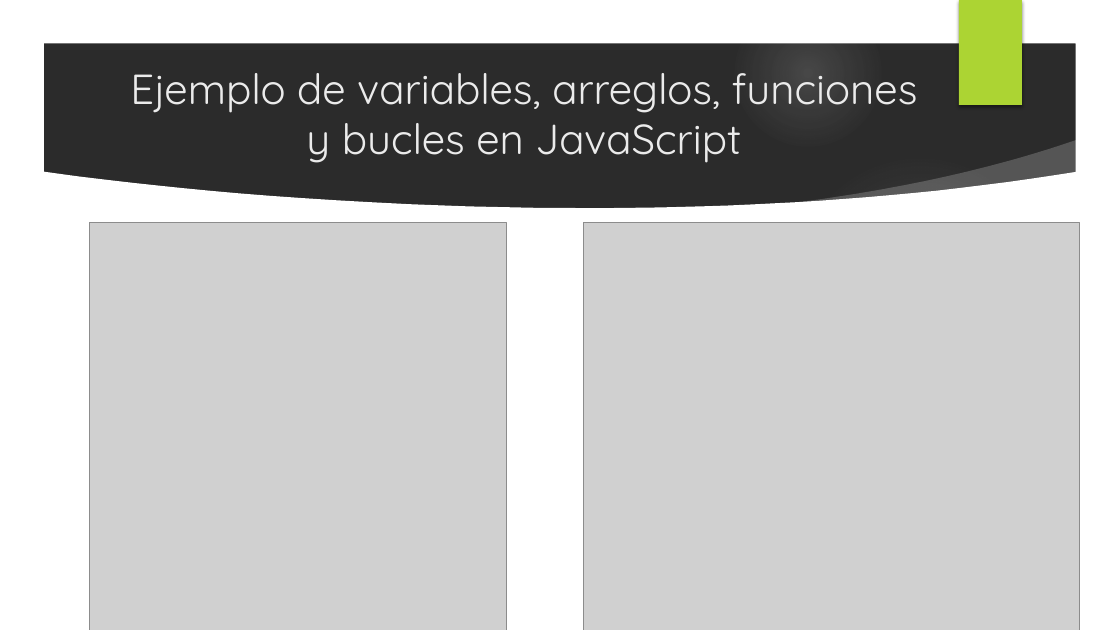
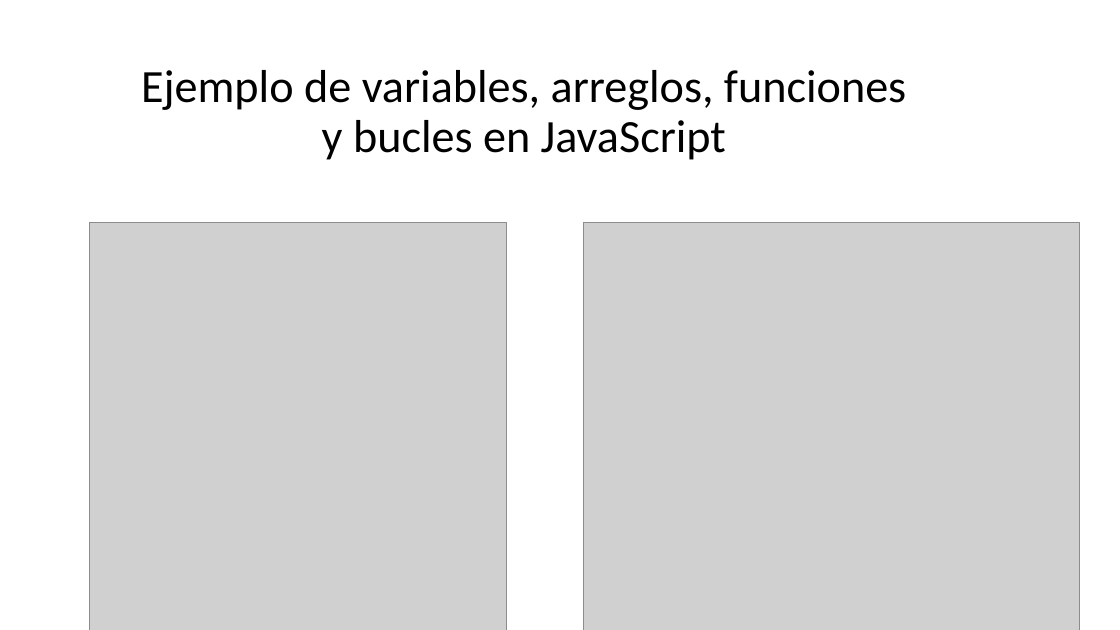
Before and after one commit to stealth14/Web-Transicion-Gradiente, a slide deck: slide 5 of diapositivas CSS.pptx. Drawn at 1120x630 pixels with LibreOffice and Linux fonts; fonts in the diff are those of the drawing; grey boxes stand for pictures; background and template pictures are left out; a plain dark background stands for a picture behind light text. Boxes give left, top, right and bottom in pixels: in the first picture for what was removed or moved away, otherwise in the second. Text is boxed around its words. In the diff, an @@ line names an element or a change of style, - is before the commit and + after.

```diff
--- a/diapositivas CSS.pptx
+++ b/diapositivas CSS.pptx
@@ background picture (left out) to #FFFFFF @@
@@ group removed at (0, 0, 1120, 630): 3 freeform shapes, 2 ellipses @@
@@ rectangle removed at (959, 0, 1022, 105) @@
@@ title "Ejemplo de variables, arreglos, funciones ..." at (141, 70, 906, 160): size 36 to 39.6 pt, font Quicksand to Calibri, text colour #EBEBEB to #000000; line spacing 1 to 0.9 @@
```
Also in this commit, not shown: 4 other slides changed, 1 slide removed.
